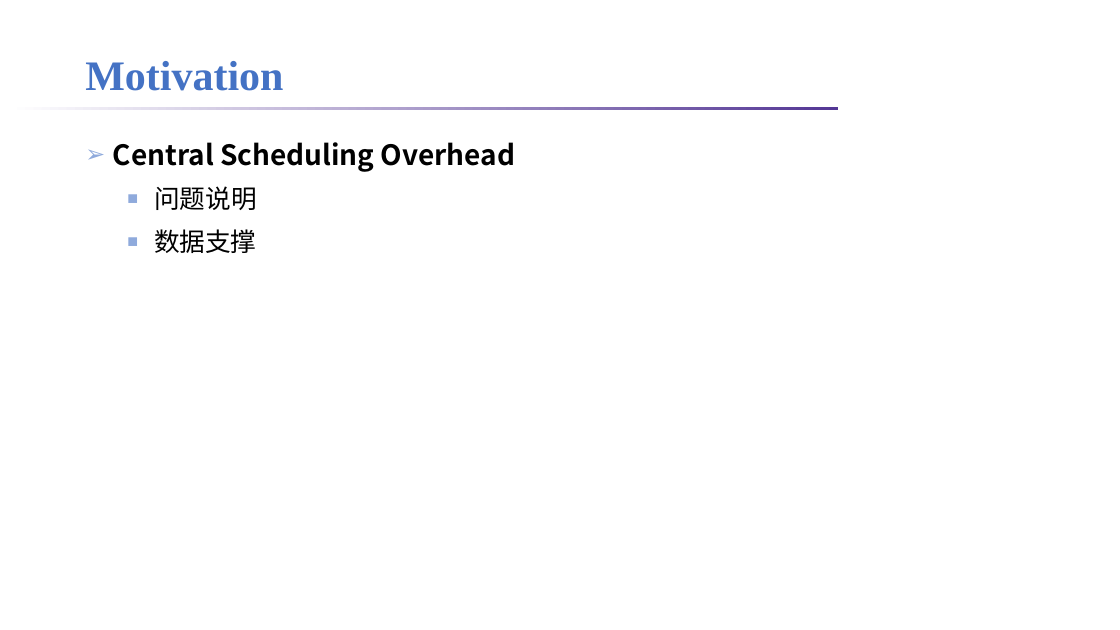
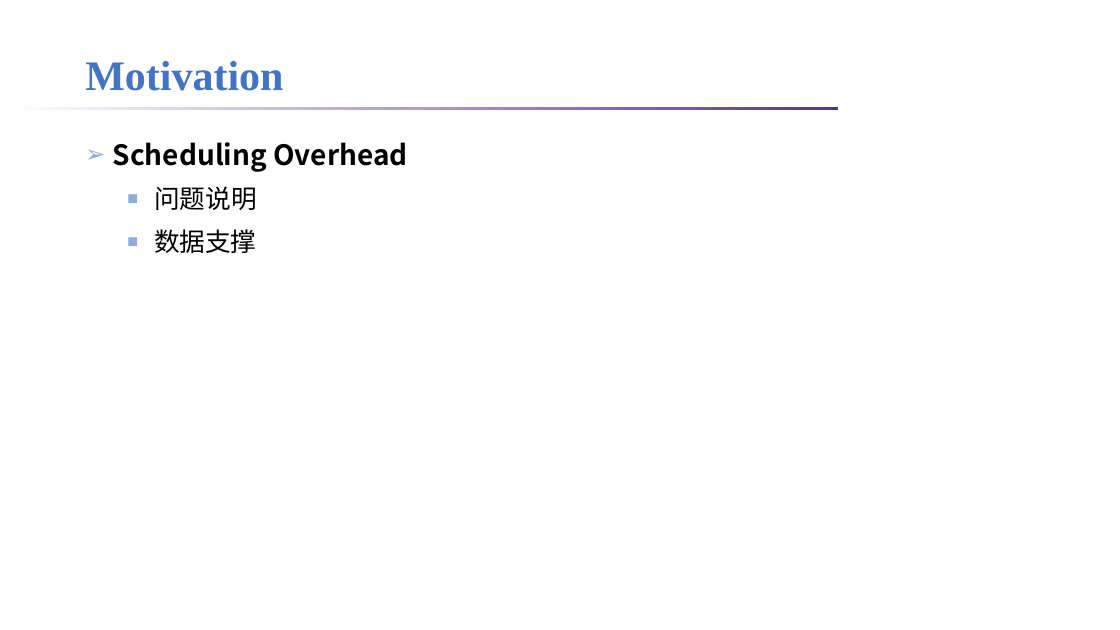
Before and after one commit to lt2000/ADSL, a slide deck: slide 4 of meeting/利用调度解决Serverless的IO时延问题.pptx. Drawn at 1120x630 pixels with LibreOffice and Linux fonts; fonts in the diff are those of the drawing; background and template pictures are left out. Boxes give left, top, right and bottom in pixels: in the first picture for what was removed or moved away, otherwise in the second. Text is boxed around its words. In the diff, an @@ line names an element or a change of style, - is before the commit and + after.

Commit message:
update ppt

```diff
--- a/meeting/利用调度解决Serverless的IO时延问题.pptx
+++ b/meeting/利用调度解决Serverless的IO时延问题.pptx
@@ text at (x1=113, y1=142, x2=407, y2=172): text changed @@
-➢ Central Scheduling Overhead
+➢ Scheduling Overhead
```
Also in this commit, not shown: 1 slide added.
